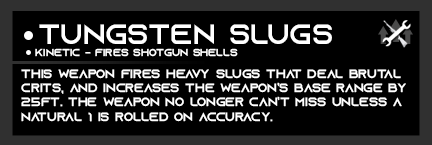
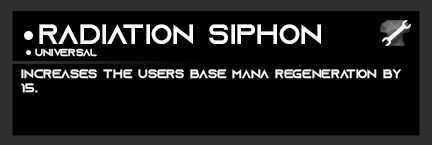
Before/after of a 432x145 layered artwork. What changed in the layer stack:
painted on "Mod Name" over left=39, top=24, right=332, bottom=44
painted on "Socket Compatibility" over left=35, top=48, right=238, bottom=57
painted on "Description" over left=21, top=69, right=406, bottom=122
showed "Armor" (2nd of 2, in "Front" › "Mod Type") over left=380, top=20, right=413, bottom=48
hid "Boost Weapon" over left=378, top=19, right=413, bottom=48
